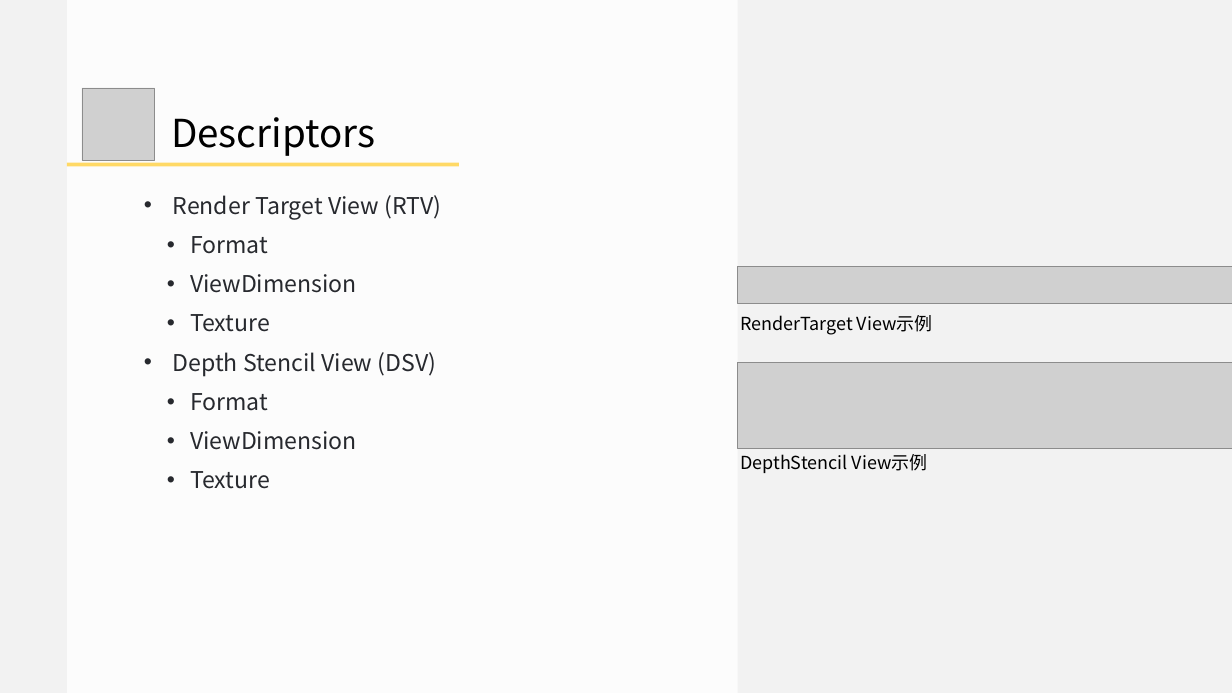
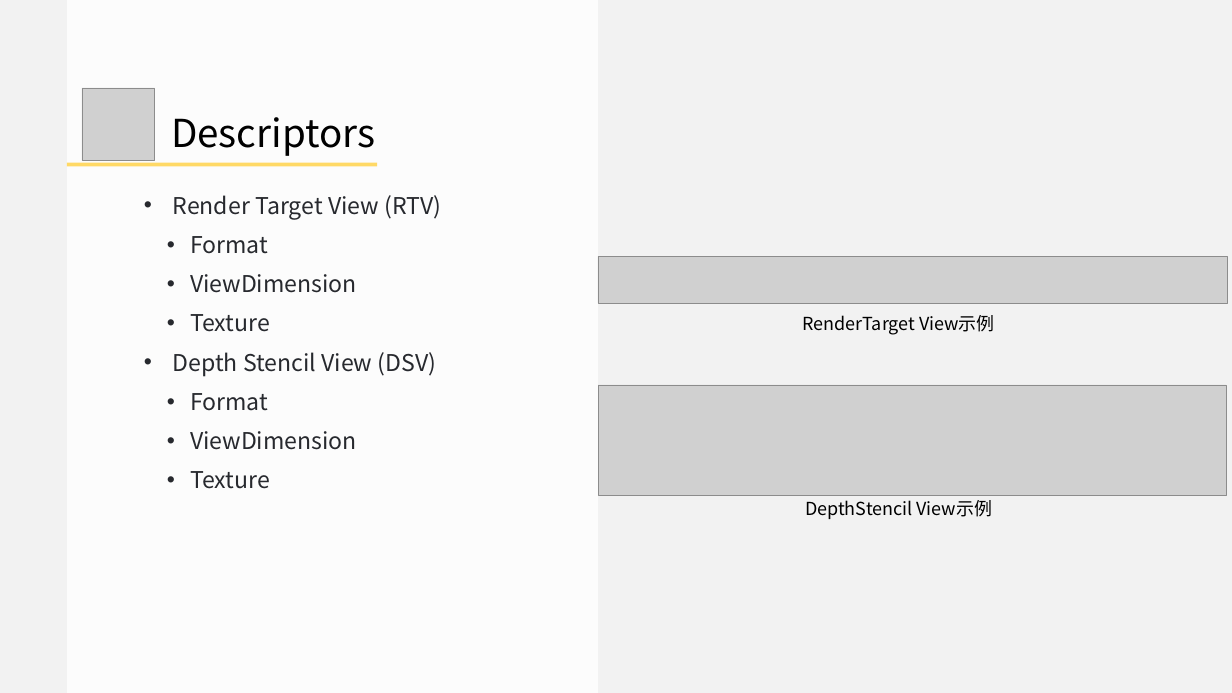
Before and after one commit to doomlover/KSGameEngineTutorials, a slide deck: slide 19 of PPTs/05.深入DX12绘制二.pptx (slide 16 before the commit). Drawn at 1232x693 pixels with LibreOffice and Linux fonts; fonts in the diff are those of the drawing; grey boxes stand for pictures. Boxes give left, top, right and bottom in pixels: in the first picture for what was removed or moved away, otherwise in the second. Text is boxed around its words. In the diff, an @@ line names an element or a change of style, - is before the commit and + after.

```diff
--- a/PPTs/05.深入DX12绘制二.pptx
+++ b/PPTs/05.深入DX12绘制二.pptx
@@ rectangle: place and size @@
-rectangle at [67,0,738,693]
+rectangle at [67,0,598,693]
@@ rectangle: place and size @@
-rectangle at [67,163,459,166]
+rectangle at [67,163,377,166]
@@ picture: place and size @@
-picture at [738,266,1232,303]
+picture at [598,256,1227,303]
@@ text "RenderTarget View示例": place and size @@
-text "RenderTarget View示例" at [740,315,933,335]
+text "RenderTarget View示例" at [803,315,995,335]
@@ text "RenderTarget View示例" at [803,315,995,335]: alignment left to centre @@
@@ picture: place and size @@
-picture at [738,362,1232,449]
+picture at [598,385,1226,495]
@@ text "DepthStencil View示例" at [805,500,993,519]: alignment left to centre @@
@@ text "DepthStencil View示例": place and size @@
-text "DepthStencil View示例" at [740,454,928,473]
+text "DepthStencil View示例" at [805,500,993,519]
```
Also in this commit, not shown: 14 other slides changed, 10 slides added, 3 slides removed, 1 other file.
